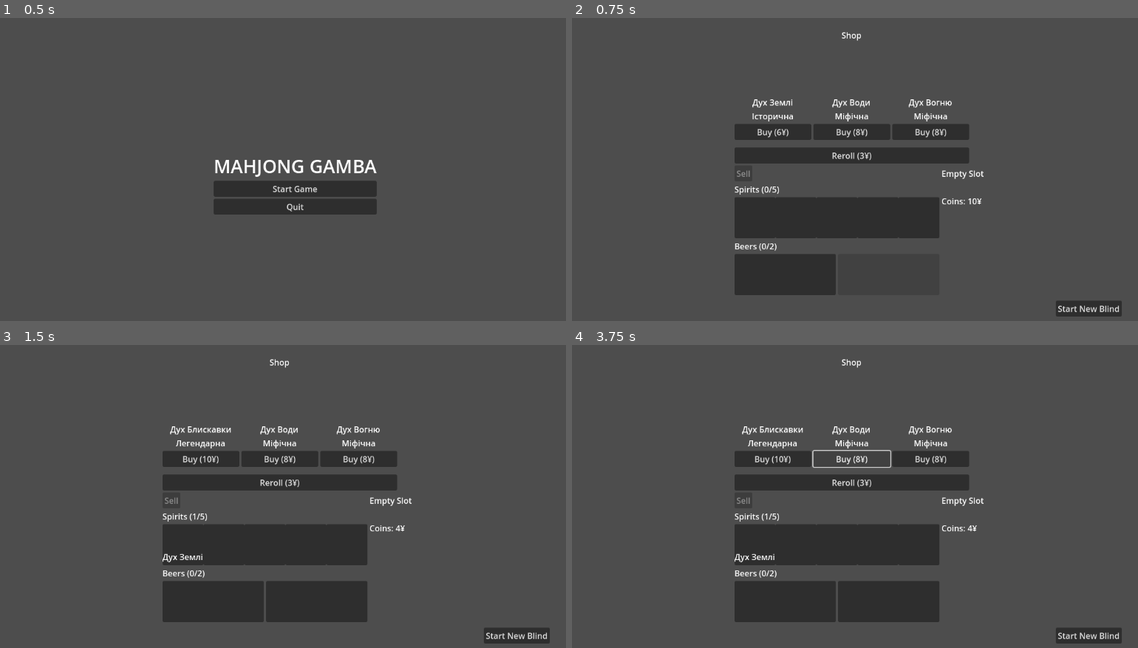
Above: before the commit, frames 1-4 (two rows, left to right).
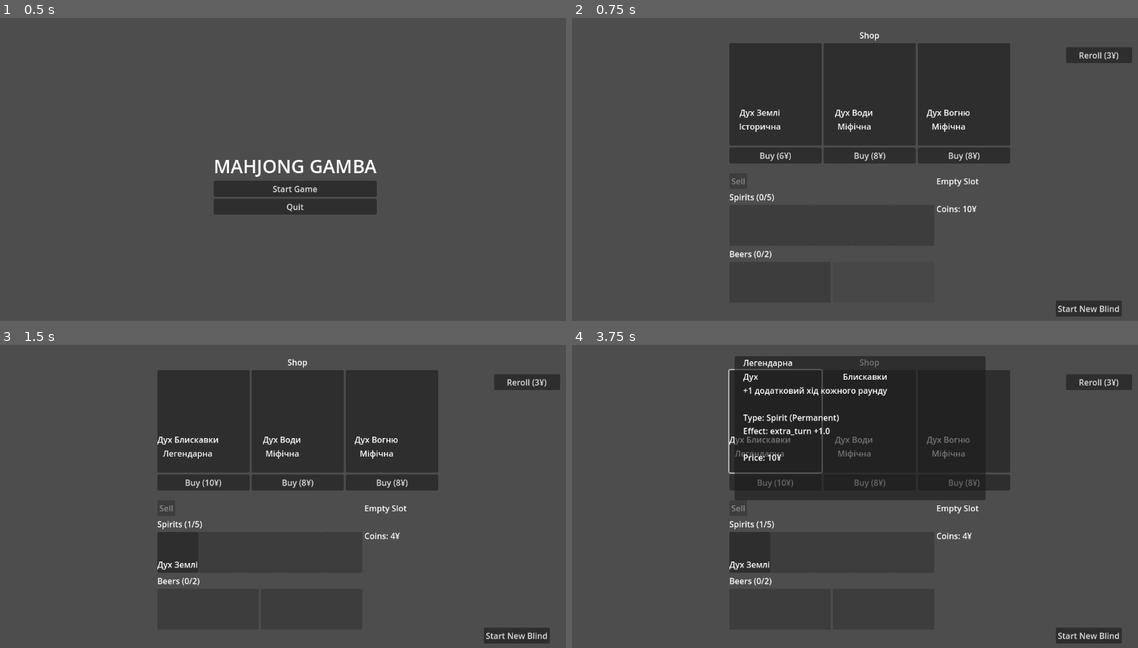
Above: after the commit, the same moments.

Repository: tl3n/mahjong-gamba
Game: Godot game, scene res://scenes/ui/main_menu.tscn
Two runs of this game, one before a commit and one after it. Both use one fixed random seed, a clock stepped at 60 frames per second and the inputs below.
Inputs (mouse positions are in pixels of both pictures, inside the frame that each line leads up to):
- Up to frame 1 (0.5 s): no input
- Up to frame 2 (0.75 s): click "Start Game" at 0.5 s
- Up to frame 3 (1.5 s): click "Buy (6¥)" at 1.25 s
- Up to frame 4 (3.75 s): click "Buy (10¥)" at 2 s; click (775, 420) at 2.77 s; click "Buy (8¥)" at 3.5 s

Frame 1 is identical in both runs. In frame 2, 18% of the frame differs, in the area x 27-99%, y 4-92%; in frame 3, 19%; in frame 4, 23%, in the area x 27-99%, y 3-92%.

Commit message:
fix: fixed alignment, made description for shop items, made shop progress saved after quitting

Diff:
--- a/scenes/main/shop_scene.tscn
+++ b/scenes/main/shop_scene.tscn
@@ -17,7 +17,8 @@
 
 [node name="VBoxContainer" type="VBoxContainer" parent="."]
 layout_mode = 0
-offset_right = 129.0
+offset_left = -10.0
+offset_right = 119.0
 offset_bottom = 101.0
 
 [node name="ShopSection" type="VBoxContainer" parent="VBoxContainer"]
@@ -31,13 +32,17 @@
 [node name="ShopSlotsContainer" type="HBoxContainer" parent="VBoxContainer/ShopSection"]
 layout_mode = 2
 
-[node name="RerollButton" type="Button" parent="VBoxContainer/ShopSection"]
+[node name="InventoryPanel" type="Control" parent="VBoxContainer"]
 layout_mode = 2
+
+[node name="RerollButton" type="Button" parent="."]
+layout_mode = 0
+offset_left = 647.0
+offset_top = 35.0
+offset_right = 776.0
+offset_bottom = 66.0
 text = "Reroll
 "
-
-[node name="InventoryPanel" type="Control" parent="VBoxContainer"]
-layout_mode = 2
 
 [node name="StartBlindButton" type="Button" parent="."]
 layout_mode = 0
@@ -46,3 +51,30 @@
 offset_right = 756.0
 offset_bottom = 561.0
 text = "Start New Blind"
+
+[node name="ItemDetailsPanel" type="Panel" parent="."]
+layout_mode = 0
+offset_right = 490.0
+offset_bottom = 281.0
+
+[node name="VBoxContainer" type="VBoxContainer" parent="ItemDetailsPanel"]
+layout_mode = 0
+offset_left = 17.0
+offset_top = 1.0
+offset_right = 79.0
+offset_bottom = 108.0
+pivot_offset = Vector2(1, 1)
+
+[node name="Rarity" type="Label" parent="ItemDetailsPanel/VBoxContainer"]
+layout_mode = 2
+
+[node name="Name" type="Label" parent="ItemDetailsPanel/VBoxContainer"]
+layout_mode = 2
+horizontal_alignment = 3
+vertical_alignment = 1
+
+[node name="Description" type="Label" parent="ItemDetailsPanel/VBoxContainer"]
+layout_mode = 2
+
+[node name="EffectLabel" type="Label" parent="ItemDetailsPanel/VBoxContainer"]
+layout_mode = 2
--- a/scripts/items/item_slot.gd
+++ b/scripts/items/item_slot.gd
@@ -1,5 +1,6 @@
 extends Button
-signal pressed_slot(index)
+
+signal pressed_slot(index: int)
 
 var index: int = -1
 var item: Resource = null
@@ -13,15 +14,30 @@
 func set_item(item_ref):
 	item = item_ref
 	if icon_node == null or name_label == null:
-		push_warning("Icon or name not found")
 		return
 
 	if item == null:
 		icon_node.texture = null
 		name_label.text = ""
+		modulate = Color(1, 1, 1, 0.5)
 	else:
 		icon_node.texture = item.icon if item.icon else null
 		name_label.text = item.name
+		modulate = Color.WHITE
+
+		var color = _get_rarity_color(item.rarity)
+		add_theme_color_override("font_outline_color", color)
+
+func _get_rarity_color(rarity: String) -> Color:
+	match rarity:
+		"Historic":
+			return Color(0.7, 0.7, 0.7)
+		"Mythic":
+			return Color(0.5, 0.5, 1.0)
+		"Legendary":
+			return Color(1.0, 0.8, 0.0)
+		_:
+			return Color.WHITE
 
 func _on_pressed():
 	emit_signal("pressed_slot", index)
--- a/scripts/save_system.gd
+++ b/scripts/save_system.gd
@@ -1,3 +1,4 @@
+# res://scripts/save_system.gd
 extends Node
 
 const SAVE_FILE = "user://mahjong_save.dat"
@@ -5,7 +6,8 @@
 func save_game():
 	var save_data = {
 		"inventory": _serialize_inventory(),
-		"game_state": _serialize_game_state()
+		"game_state": _serialize_game_state(),
+		"shop_state": _serialize_shop_state()
 	}
 
 	var file = FileAccess.open(SAVE_FILE, FileAccess.WRITE)
@@ -31,6 +33,7 @@
 
 		_deserialize_inventory(save_data.get("inventory", {}))
 		_deserialize_game_state(save_data.get("game_state", {}))
+		_deserialize_shop_state(save_data.get("shop_state", {}))
 
 		print("Save loaded")
 		return true
@@ -87,20 +90,6 @@
 
 	return data
 
-func _serialize_game_state() -> Dictionary:
-	var gm = get_node_or_null("/root/GameManager")
-	if not gm:
-		return {}
-
-	return {
-		"current_blind": gm.current_blind,
-		"current_round": gm.current_round,
-		"current_score": gm.current_score,
-		"target_score": gm.target_score,
-		"discards_left": gm.discards_left,
-		"is_game_active": gm.is_game_active
-	}
-
 func _deserialize_inventory(data: Dictionary):
 	var inv = get_node_or_null("/root/Inventory")
 	if not inv:
@@ -124,7 +113,9 @@
 	inv.emit_signal("money_changed", inv.money)
 
 func _deserialize_item(data: Dictionary):
-	if data.get("type") == "spirit":
+	var item_type = data.get("type", "")
+
+	if item_type == "spirit" or item_type == "дух":
 		var spirit = Spirit.new()
 		spirit.id = data.get("id", "")
 		spirit.name = data.get("name", "")
@@ -137,7 +128,8 @@
 		spirit.condition = data.get("condition", "")
 		spirit.permanent = data.get("permanent", true)
 		return spirit
-	elif data.get("type") == "beer":
+
+	elif item_type == "beer" or item_type == "пиво":
 		var beer = Beer.new()
 		beer.id = data.get("id", "")
 		beer.name = data.get("name", "")
@@ -149,7 +141,57 @@
 		beer.duration = data.get("duration", 1)
 		beer.bonus_value = data.get("bonus_value", 0.0)
 		return beer
+
 	return null
+
+var cached_shop_items: Array = []
+var cached_reroll_cost: int = 3
+
+func save_shop_state(items: Array, reroll_cost: int):
+	cached_shop_items = items.duplicate()
+	cached_reroll_cost = reroll_cost
+	save_game()
+
+func _serialize_shop_state() -> Dictionary:
+	var items_data = []
+	for item in cached_shop_items:
+		if item:
+			items_data.append(_serialize_item(item))
+
+	return {
+		"items": items_data,
+		"reroll_cost": cached_reroll_cost
+	}
+
+func _deserialize_shop_state(data: Dictionary):
+	cached_shop_items.clear()
+
+	for item_data in data.get("items", []):
+		var item = _deserialize_item(item_data)
+		if item:
+			cached_shop_items.append(item)
+
+	cached_reroll_cost = data.get("reroll_cost", 3)
+
+func load_shop_state() -> Dictionary:
+	return {
+		"items": cached_shop_items.duplicate(),
+		"reroll_cost": cached_reroll_cost
+	}
+
+func _serialize_game_state() -> Dictionary:
+	var gm = get_node_or_null("/root/GameManager")
+	if not gm:
+		return {}
+
+	return {
+		"current_blind": gm.current_blind,
+		"current_round": gm.current_round,
+		"current_score": gm.current_score,
+		"target_score": gm.target_score,
+		"discards_left": gm.discards_left,
+		"is_game_active": gm.is_game_active
+	}
 
 func _deserialize_game_state(data: Dictionary):
 	var gm = get_node_or_null("/root/GameManager")
--- a/scripts/shop.gd
+++ b/scripts/shop.gd
@@ -1,26 +1,33 @@
 extends Control
 
 @onready var shop_slots_container: HBoxContainer = $VBoxContainer/ShopSection/ShopSlotsContainer
-@onready var reroll_button: Button = $VBoxContainer/ShopSection/RerollButton
+@onready var reroll_button: Button = $RerollButton
 @onready var start_blind_button: Button = $StartBlindButton
-@onready var money_label: Label = $VBoxContainer/MoneyLabel
 @onready var inventory_panel: Control = $VBoxContainer/InventoryPanel
+
+@onready var item_details_panel: Panel = $ItemDetailsPanel
+@onready var detail_name: Label = $ItemDetailsPanel/VBoxContainer/Name
+@onready var detail_rarity: Label = $ItemDetailsPanel/VBoxContainer/Rarity
+@onready var detail_desc: Label = $ItemDetailsPanel/VBoxContainer/Description
+@onready var detail_effect: Label = $ItemDetailsPanel/VBoxContainer/EffectLabel
 
 var inventory_node = null
 var shop_items: Array = []
 var reroll_cost: int = 3
-var reroll_count: int = 0
+var selected_shop_item = null
+var selected_shop_index: int = -1
 
 func _ready():
 	inventory_node = Inventory
 	if inventory_node == null:
-		push_error("Inventory singleton not found in Autoload!")
+		push_error("Inventory singleton not found!")
 		return
 
 	inventory_node.connect("money_changed", Callable(self, "_on_money_changed"))
 	reroll_button.connect("pressed", Callable(self, "_on_reroll_pressed"))
 	start_blind_button.connect("pressed", Callable(self, "_on_start_blind_pressed"))
 
+	# Завантажуємо інвентар UI
 	var inv_scene = load("res://scenes/ui/Inventory.tscn")
 	var inv_instance = inv_scene.instantiate()
 	inventory_panel.add_child(inv_instance)
@@ -29,12 +36,26 @@
 	if close_button:
 		close_button.visible = false
 
-	_generate_shop_items()
+	# Ховаємо панель деталей спочатку
+	if item_details_panel:
+		item_details_panel.visible = false
+
+	# Завантажуємо стан магазину або генеруємо новий
+	_load_or_generate_shop()
 	_create_shop_slots()
 	_update_reroll_button()
 
-func _noop_setget(_v):
-	pass
+func _load_or_generate_shop():
+	var save_system = get_node_or_null("/root/SaveSystem")
+	if save_system and save_system.has_save():
+		var shop_data = save_system.load_shop_state()
+		if shop_data.size() > 0:
+			shop_items = shop_data.get("items", [])
+			reroll_cost = shop_data.get("reroll_cost", 3)
+			print("Shop loaded from save")
+			return
+
+	_generate_shop_items()
 
 func _generate_shop_items():
 	shop_items.clear()
@@ -44,33 +65,48 @@
 func _create_shop_slots():
 	for child in shop_slots_container.get_children():
 		child.queue_free()
+
 	for i in range(3):
 		var slot = _create_shop_slot(i)
 		shop_slots_container.add_child(slot)
 
 func _create_shop_slot(index: int) -> Control:
 	var slot_container = VBoxContainer.new()
-	slot_container.custom_minimum_size = Vector2(150, 200)
-
+	slot_container.custom_minimum_size = Vector2(180, 250)
+
+	var select_button = Button.new()
+	select_button.custom_minimum_size = Vector2(180, 200)
+	select_button.connect("pressed", Callable(self, "_on_shop_item_selected").bind(index))
+
+	var button_content = VBoxContainer.new()
+	select_button.add_child(button_content)
+
+	# Іконка
 	var icon = TextureRect.new()
-	icon.custom_minimum_size = Vector2(100, 100)
+	icon.custom_minimum_size = Vector2(120, 120)
 	icon.expand_mode = TextureRect.EXPAND_FIT_WIDTH_PROPORTIONAL
 	icon.stretch_mode = TextureRect.STRETCH_KEEP_ASPECT_CENTERED
 	if shop_items[index] and shop_items[index].icon:
 		icon.texture = shop_items[index].icon
-	slot_container.add_child(icon)
-
+	button_content.add_child(icon)
+
+	# Назва
 	var name_label = Label.new()
 	name_label.text = shop_items[index].name
 	name_label.horizontal_alignment = HORIZONTAL_ALIGNMENT_CENTER
-	slot_container.add_child(name_label)
-
+	name_label.autowrap_mode = TextServer.AUTOWRAP_WORD
+	button_content.add_child(name_label)
+
+	# Рідкість
 	var rarity_label = Label.new()
 	rarity_label.text = shop_items[index].rarity
 	rarity_label.horizontal_alignment = HORIZONTAL_ALIGNMENT_CENTER
 	rarity_label.add_theme_color_override("font_color", _get_rarity_color(shop_items[index].rarity))
-	slot_container.add_child(rarity_label)
-
+	button_content.add_child(rarity_label)
+
+	slot_container.add_child(select_button)
+
+	# Кнопка купівлі
 	var buy_button = Button.new()
 	buy_button.text = "Buy (%d¥)" % shop_items[index].price
 	buy_button.connect("pressed", Callable(self, "_on_buy_pressed").bind(index))
@@ -78,68 +114,127 @@
 
 	return slot_container
 
+func _on_shop_item_selected(index: int):
+	selected_shop_index = index
+	selected_shop_item = shop_items[index]
+	_show_item_details(selected_shop_item)
+
+func _show_item_details(item):
+	if item == null or item_details_panel == null:
+		return
+
+	item_details_panel.visible = true
+
+	if detail_name:
+		detail_name.text = item.name
+
+	if detail_rarity:
+		detail_rarity.text = item.rarity
+		detail_rarity.add_theme_color_override("font_color", _get_rarity_color(item.rarity))
+
+	if detail_desc:
+		detail_desc.text = item.description
+
+	if detail_effect:
+		var effect_text = "\n"
+		if item is Spirit:
+			effect_text += "Type: Spirit (Permanent)\n"
+			effect_text += "Effect: %s" % item.effect_type
+			if item.effect_value > 0:
+				effect_text += " +%.1f" % item.effect_value
+			if item.condition != "":
+				effect_text += "\nCondition: %s" % item.condition
+		elif item is Beer:
+			effect_text += "Type: Beer (One-time)\n"
+			effect_text += "Effect: %s\n" % item.round_effect
+			effect_text += "Duration: %d round(s)" % item.duration
+
+		effect_text += "\n\nPrice: %d¥" % item.price
+		detail_effect.text = effect_text
+
 func _get_rarity_color(rarity: String) -> Color:
 	match rarity:
-		"Historic": return Color(0.7, 0.7, 0.7)
-		"Mythic": return Color(0.5, 0.5, 1.0)
-		"Legendary": return Color(1.0, 0.8, 0.0)
-		_: return Color.WHITE
+		"Historic":
+			return Color(0.7, 0.7, 0.7)
+		"Mythic":
+			return Color(0.5, 0.5, 1.0)
+		"Legendary":
+			return Color(1.0, 0.8, 0.0)
+		_:
+			return Color.WHITE
 
 func _on_buy_pressed(index: int):
 	var item = shop_items[index]
 	if item == null:
 		return
+
 	if inventory_node.money < item.price:
-		print("Not enongh cash")
-		return
+		print("Not enough cash")
+		return
+
 	var can_add = false
 	if item is Spirit and inventory_node.spirits.size() < inventory_node.max_spirits:
 		can_add = true
 	elif item is Beer and inventory_node.beers.size() < inventory_node.max_beers:
 		can_add = true
+
 	if not can_add:
 		print("No slots available")
 		return
+
 	if inventory_node.spend_money(item.price):
 		inventory_node.add_item(item)
+		print("Purchased: %s" % item.name)
+
 		shop_items[index] = ItemDatabase.get_random_item()
 		_refresh_shop_display()
-
+		_save_shop_state()
+
+		if selected_shop_index == index:
+			selected_shop_item = shop_items[index]
+			_show_item_details(selected_shop_item)
 
 func _on_reroll_pressed():
 	if inventory_node.spend_money(reroll_cost):
-		reroll_count += 1
+		print("🔄 Reroll shop")
 		reroll_cost += 1
 		_generate_shop_items()
 		_refresh_shop_display()
 		_update_reroll_button()
+		_save_shop_state()
+
+		if item_details_panel:
+			item_details_panel.visible = false
+		selected_shop_item = null
+		selected_shop_index = -1
+	else:
+		print("❌ Not enough money for reroll")
 
 func _refresh_shop_display():
 	_create_shop_slots()
 
-func _create_item_display(item: Item) -> Control:
-	var container = VBoxContainer.new()
-	container.custom_minimum_size = Vector2(80, 100)
-	var icon = TextureRect.new()
-	icon.custom_minimum_size = Vector2(60, 60)
-	icon.expand_mode = TextureRect.EXPAND_FIT_WIDTH_PROPORTIONAL
-	icon.stretch_mode = TextureRect.STRETCH_KEEP_ASPECT_CENTERED
-	if item and item.icon:
-		icon.texture = item.icon
-	container.add_child(icon)
-	var label = Label.new()
-	label.text = item.name
-	label.horizontal_alignment = HORIZONTAL_ALIGNMENT_CENTER
-	label.custom_minimum_size.y = 30
-	label.autowrap_mode = TextServer.AUTOWRAP_WORD
-	container.add_child(label)
-	return container
-
 func _update_reroll_button():
 	reroll_button.text = "Reroll (%d¥)" % reroll_cost
 
+func _save_shop_state():
+	var save_system = get_node_or_null("/root/SaveSystem")
+	if save_system:
+		save_system.save_shop_state(shop_items, reroll_cost)
+
 func _on_start_blind_pressed():
+	_save_shop_state()
+
 	var save_system = get_node_or_null("/root/SaveSystem")
 	if save_system:
 		save_system.save_game()
+
 	get_tree().change_scene_to_file("res://scenes/main/game_scene.tscn")
+
+func _input(event):
+	if event is InputEventMouseButton and event.pressed:
+		if item_details_panel and item_details_panel.visible:
+			var panel_rect = item_details_panel.get_global_rect()
+			if not panel_rect.has_point(event.position):
+				item_details_panel.visible = false
+				selected_shop_item = null
+				selected_shop_index = -1
